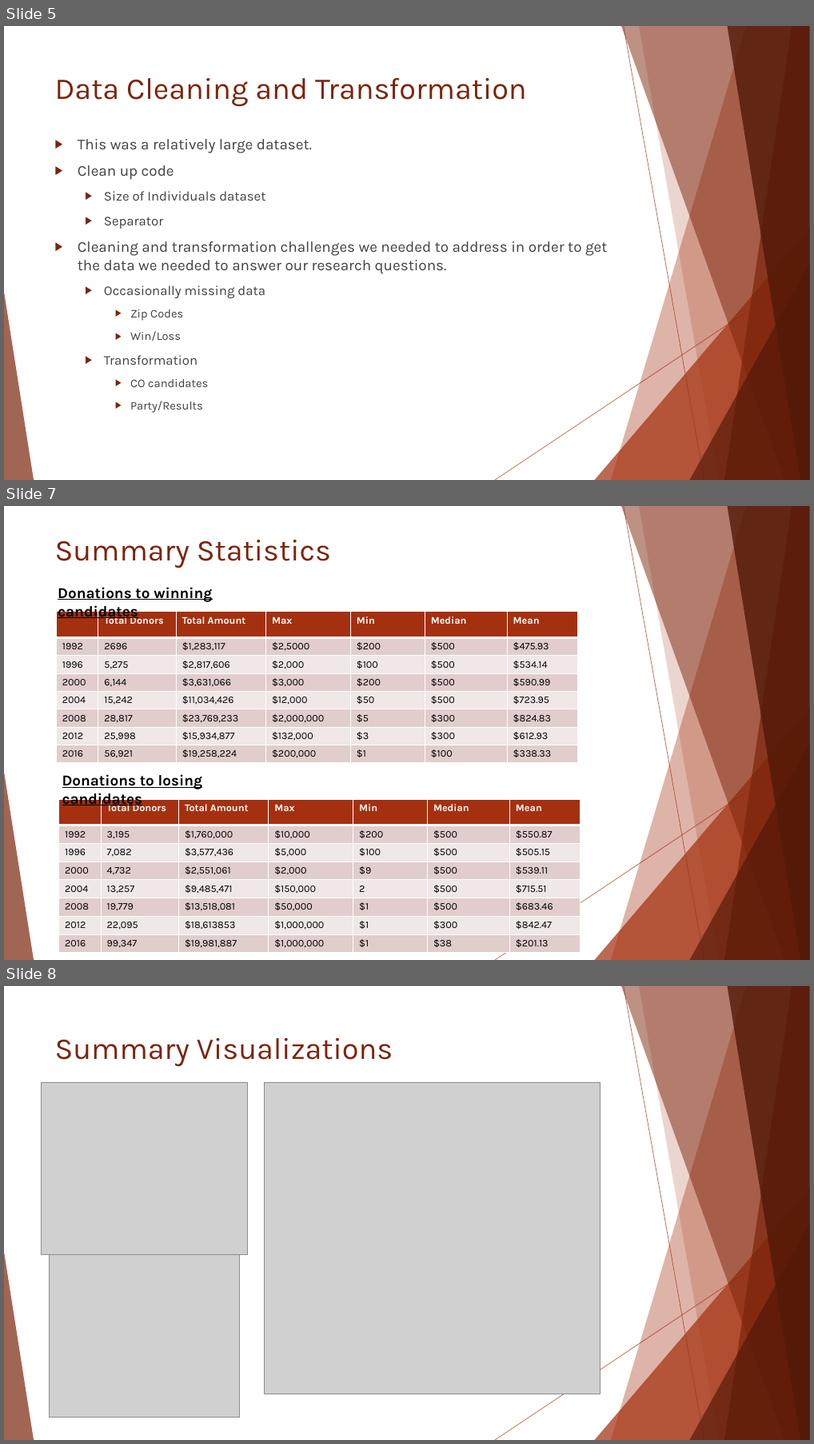
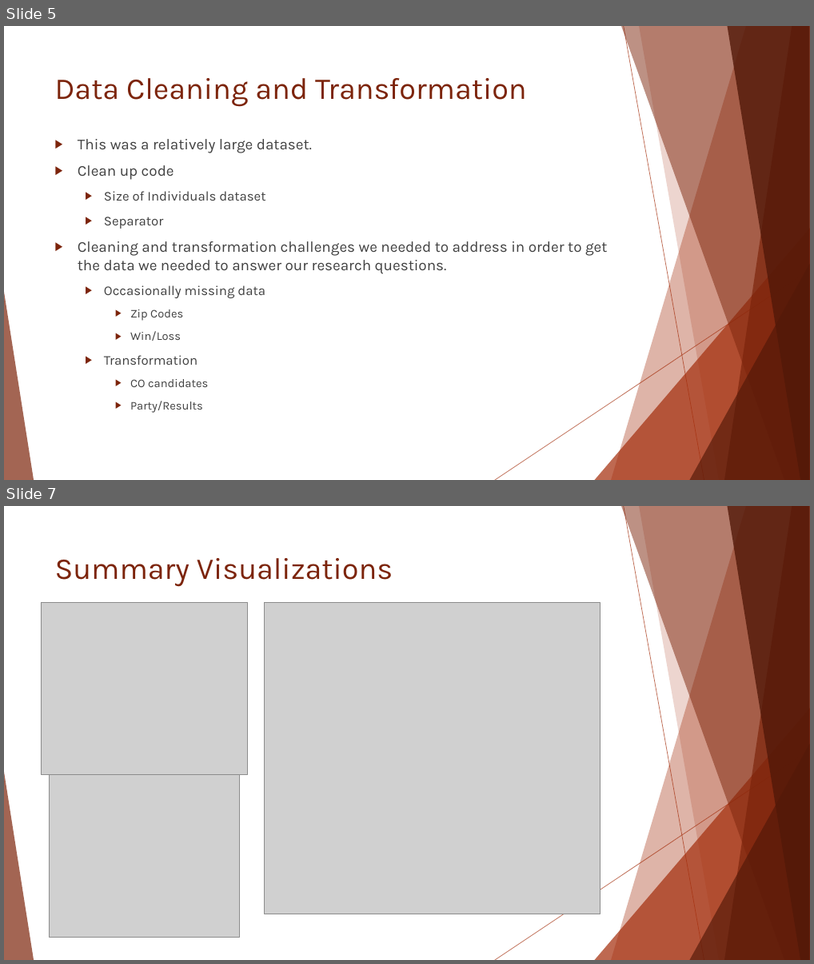
Before and after one commit to dslachar/analysis_of_crp_data, a slide deck: project_presention.pptx. Shown one above the other, each under a label of ours: slides 5, 7 and 8 before the commit, slides 5 and 7 after it; the slides between them are not shown. The pictures are 814x1444 and 814x964 pixels, drawn with LibreOffice and Linux fonts; fonts in the diff are those of the drawing; grey boxes stand for pictures. Boxes give left, top, right and bottom in pixels: in the first picture for what was removed or moved away, otherwise in the second. Text is boxed around its words. In the diff, an @@ line names an element or a change of style, - is before the commit and + after.

```diff
--- a/project_presention.pptx
+++ b/project_presention.pptx
@@ slide 7 removed at (x1=4, y1=506, x2=810, y2=960), background #FFFFFF; not listed: 10 template elements that a slide beside it also shows @@
@@ title removed at (x1=55, y1=540, x2=331, y2=568) @@
-Summary Statistics
@@ text removed at (x1=58, y1=587, x2=212, y2=621) @@
-Donations to winning candidates
@@ table removed at (x1=56, y1=612, x2=578, y2=764), 8 rows, 7 columns @@
- | Total Donors | Total Amount | Max | Min | Median | Mean
-1992 | 2696 | $1,283,117 | $2,5000 | $200 | $500 | $475.93
-1996 | 5,275 | $2,817,606 | $2,000 | $100 | $500 | $534.14
-2000 | 6,144 | $3,631,066 | $3,000 | $200 | $500 | $590.99
-2004 | 15,242 | $11,034,426 | $12,000 | $50 | $500 | $723.95
-2008 | 28,817 | $23,769,233 | $2,000,000 | $5 | $300 | $824.83
-2012 | 25,998 | $15,934,877 | $132,000 | $3 | $300 | $612.93
-2016 | 56,921 | $19,258,224 | $200,000 | $1 | $100 | $338.33
@@ text removed at (x1=62, y1=774, x2=202, y2=808) @@
-Donations to losing candidates
@@ table removed at (x1=59, y1=799, x2=581, y2=952), 8 rows, 7 columns @@
- | Total Donors | Total Amount | Max | Min | Median | Mean
-1992 | 3,195 | $1,760,000 | $10,000 | $200 | $500 | $550.87
-1996 | 7,082 | $3,577,436 | $5,000 | $100 | $500 | $505.15
-2000 | 4,732 | $2,551,061 | $2,000 | $9 | $500 | $539.11
-2004 | 13,257 | $9,485,471 | $150,000 | 2 | $500 | $715.51
-2008 | 19,779 | $13,518,081 | $50,000 | $1 | $500 | $683.46
-2012 | 22,095 | $18,613853 | $1,000,000 | $1 | $300 | $842.47
-2016 | 99,347 | $19,981,887 | $1,000,000 | $1 | $38 | $201.13
@@ what was slide 8 is now slide 7 @@
```
Also in this commit, not shown: 3 slides changed, 1 slide added, 1 other slide removed.
